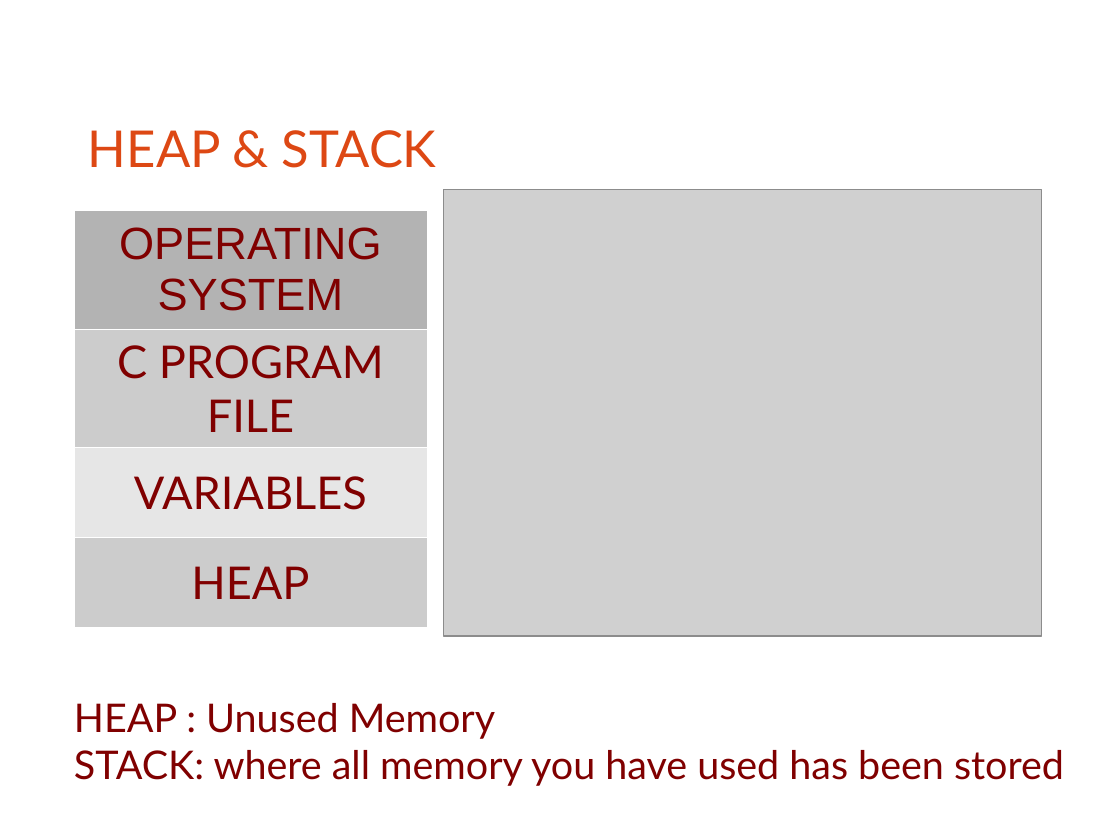
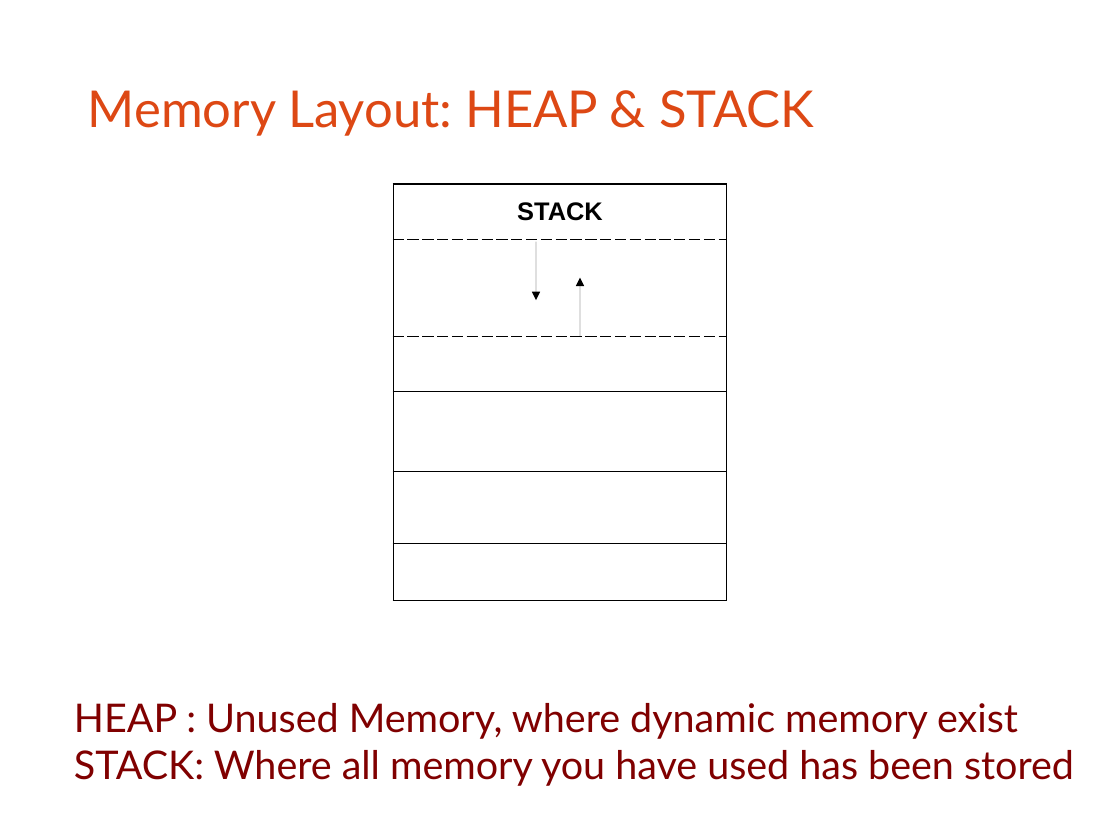
Before and after one commit to bagustris/prokom-tf, a slide deck: slide 18 of slide/prokom4.odp (slide 17 before the commit). Drawn at 1120x840 pixels with LibreOffice and Linux fonts; fonts in the diff are those of the drawing; grey boxes stand for pictures. Boxes give left, top, right and bottom in pixels: in the first picture for what was removed or moved away, otherwise in the second. Text is boxed around its words. In the diff, an @@ line names an element or a change of style, - is before the commit and + after.

```diff
--- a/slide/prokom4.odp
+++ b/slide/prokom4.odp
@@ title at <box>88,90,814,136</box>: text changed @@
-HEAP & STACK
+Memory Layout: HEAP & STACK
@@ table added at <box>393,184,727,601</box>, 6 rows, 1 columns @@
+STACK
+
+HEAP
+Unitialized Data / BSS
+Initialized Data / Data
+Text
@@ picture removed at <box>444,189,1043,636</box> @@
@@ table removed at <box>74,210,427,614</box>, 4 rows, 1 columns @@
-OPERATING SYSTEM
-C PROGRAM FILE
-VARIABLES
-HEAP
@@ arrow added from (537, 242) to (537, 300), #000000 0 pt @@
@@ arrow added from (580, 336) to (580, 277), #000000 0 pt @@
@@ text at <box>74,703,1074,786</box>: text changed @@
-HEAP : Unused Memory
-STACK: where all memory you have used has been stored
+HEAP : Unused Memory, where dynamic memory exist
+STACK: Where all memory you have used has been stored
```
Also in this commit, not shown: 5 other slides changed, 1 slide added, 8 other files.
